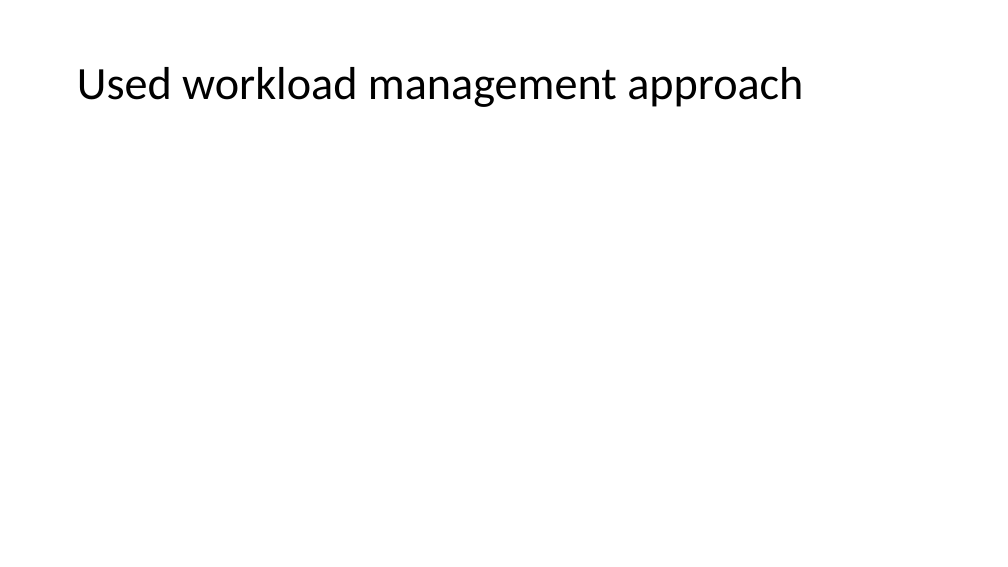
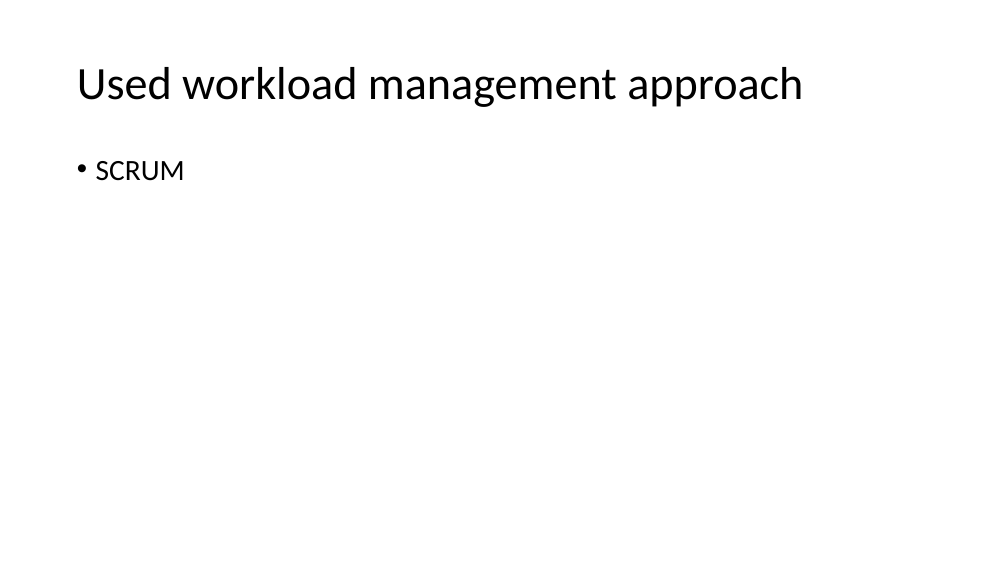
Before and after one commit to bricht/piens-un-maize, a slide deck: slide 3 of presentation/MilknBread.pptx. Drawn at 1008x567 pixels with LibreOffice and Linux fonts; fonts in the diff are those of the drawing. Boxes give left, top, right and bottom in pixels: in the first picture for what was removed or moved away, otherwise in the second. Text is boxed around its words. In the diff, an @@ line names an element or a change of style, - is before the commit and + after.

```diff
--- a/presentation/MilknBread.pptx
+++ b/presentation/MilknBread.pptx
@@ text added at (x1=96, y1=161, x2=185, y2=181), 28 pt, text #000000 @@
+• SCRUM
```
Also in this commit, not shown: 7 other slides changed, 2 slides added, 4 slides removed.
